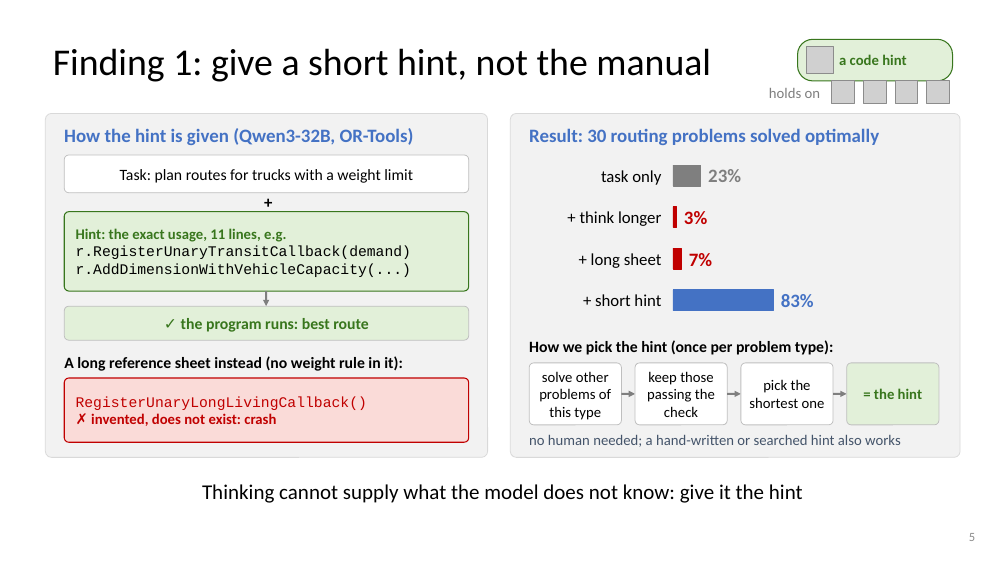
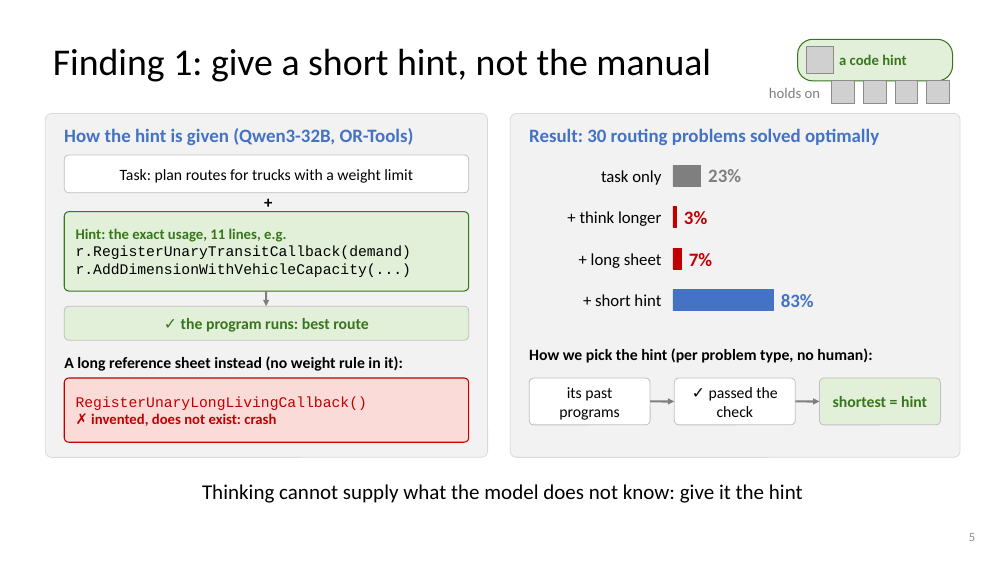
Before and after one commit to dlwns147/CSED490E_Project_Team5, a slide deck: slide 5 of Proposal_Team5.pptx. Drawn at 1008x567 pixels with LibreOffice and Linux fonts; fonts in the diff are those of the drawing; grey boxes stand for pictures. Boxes give left, top, right and bottom in pixels: in the first picture for what was removed or moved away, otherwise in the second. Text is boxed around its words. In the diff, an @@ line names an element or a change of style, - is before the commit and + after.

```diff
--- a/Proposal_Team5.pptx
+++ b/Proposal_Team5.pptx
@@ text at (529, 348, 872, 363): text changed @@
-How we pick the hint (once per problem type):
+How we pick the hint (per problem type, no human):
@@ rounded rectangle: place and size @@
-rounded rectangle at (529, 363, 622, 425)
+rounded rectangle at (529, 378, 650, 425)
@@ rounded rectangle at (529, 378, 650, 425): proportions changed @@
@@ text at (559, 387, 620, 420): text changed; size 14 to 15 pt @@
-solve other problems of this type
+its past programs
@@ rounded rectangle at (675, 378, 796, 425): proportions changed @@
@@ rounded rectangle: place and size @@
-rounded rectangle at (635, 363, 727, 425)
+rounded rectangle at (675, 378, 796, 425)
@@ text at (709, 387, 777, 417): text changed; size 14 to 15 pt @@
-keep those passing the check
+✓ passed the check
@@ rounded rectangle: place and size @@
-rounded rectangle at (741, 363, 833, 425)
+rounded rectangle at (820, 378, 941, 425)
@@ rounded rectangle at (820, 378, 941, 425): fill #FFFFFF to #E2F0D9; proportions changed @@
@@ rounded rectangle removed at (847, 363, 939, 425) @@
@@ text removed at (874, 388, 922, 399) @@
-= the hint
@@ arrow moved from (622, 394) - (635, 394) to (650, 402) - (675, 402) @@
@@ arrow moved from (727, 394) - (741, 394) to (796, 402) - (820, 402) @@
@@ text at (833, 396, 927, 407): text changed; size 14 to 15 pt; text colour #000000 to #38761D; bold on @@
-pick the shortest one
+shortest = hint
@@ arrow removed from (833, 394) to (847, 394) @@
@@ text removed at (529, 435, 901, 447) @@
-no human needed; a hand-written or searched hint also works
```
Also in this commit, not shown: 3 other files.
